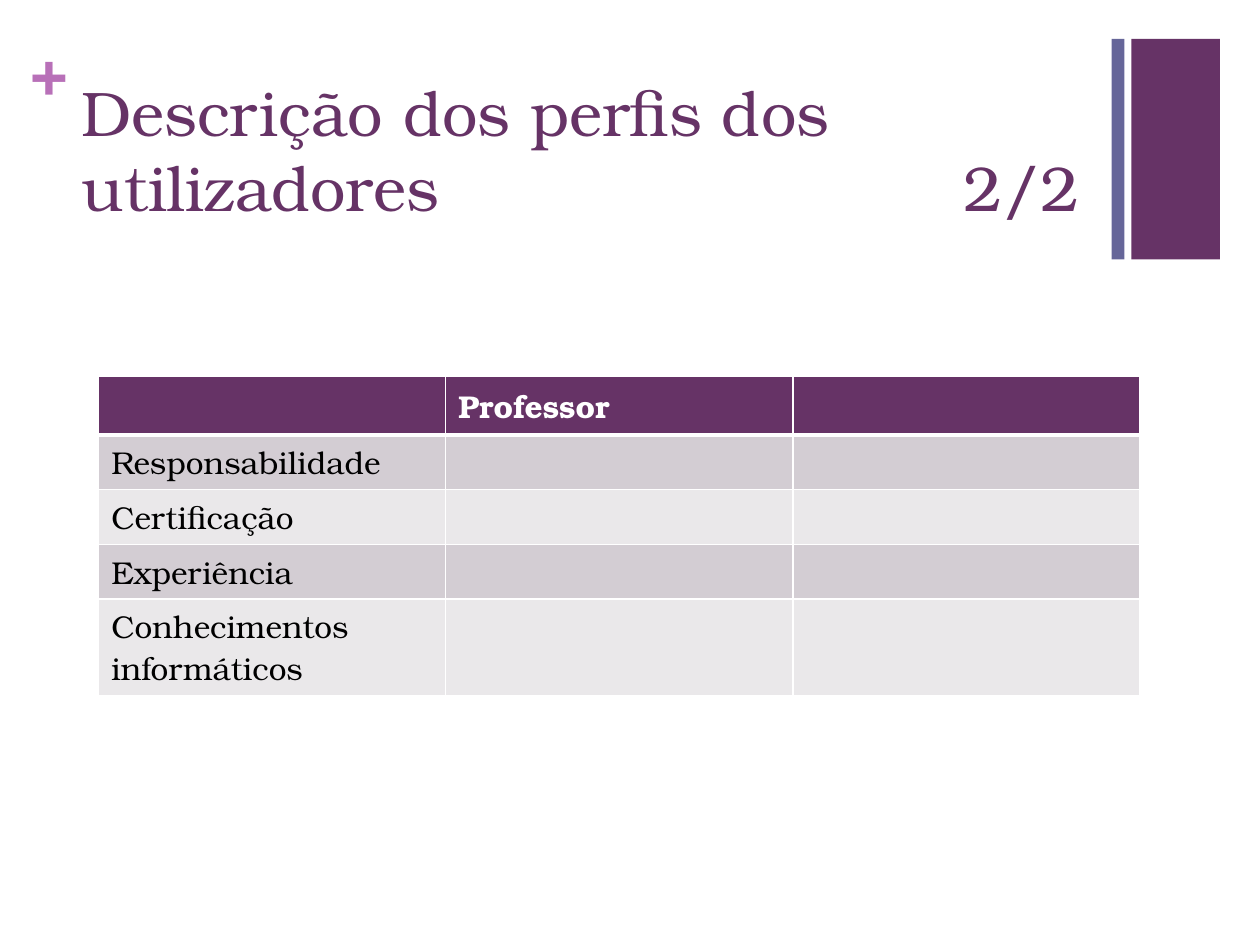
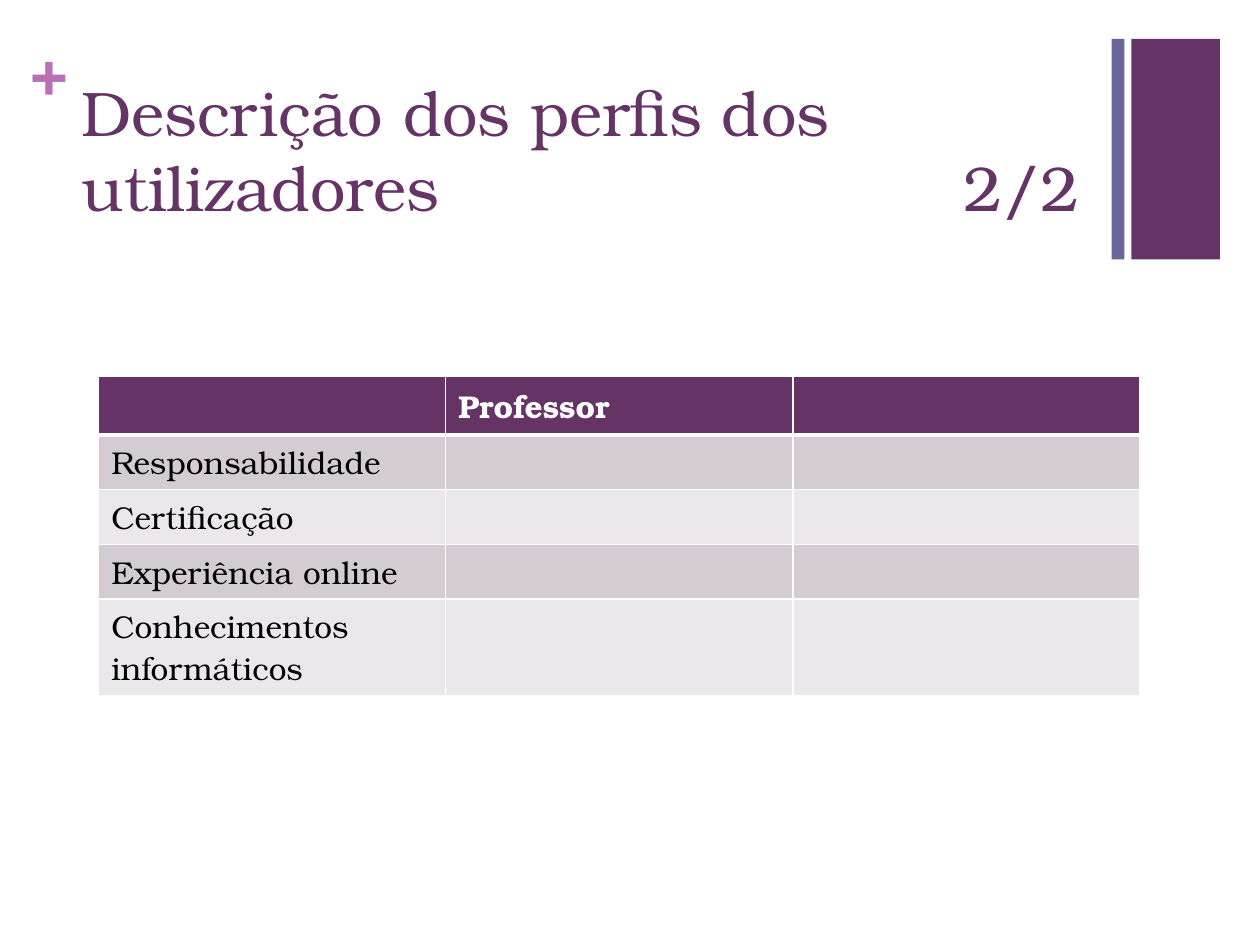
Before and after one commit to carboned4/C_C_U-2015-10, a slide deck: slide 5 of Apresentação - Lab01.pptx. Drawn at 1260x945 pixels with LibreOffice and Linux fonts; fonts in the diff are those of the drawing. Boxes give left, top, right and bottom in pixels: in the first picture for what was removed or moved away, otherwise in the second. Text is boxed around its words. In the diff, an @@ line names an element or a change of style, - is before the commit and + after.

Commit message:
ppt change

```diff
--- a/Apresentação - Lab01.pptx
+++ b/Apresentação - Lab01.pptx
@@ table at box(98, 377, 1138, 685) @@
-row 4, column 1: Experiência
+row 4, column 1: Experiência online
```
